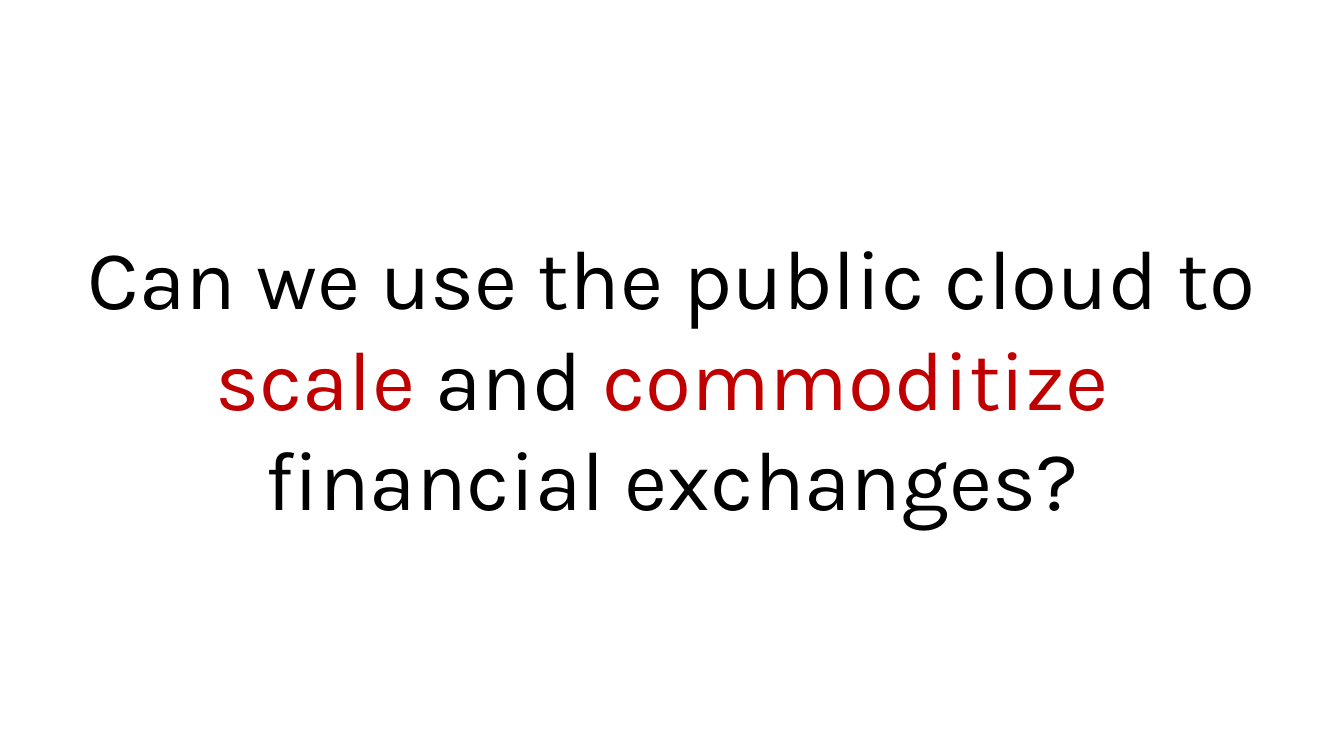
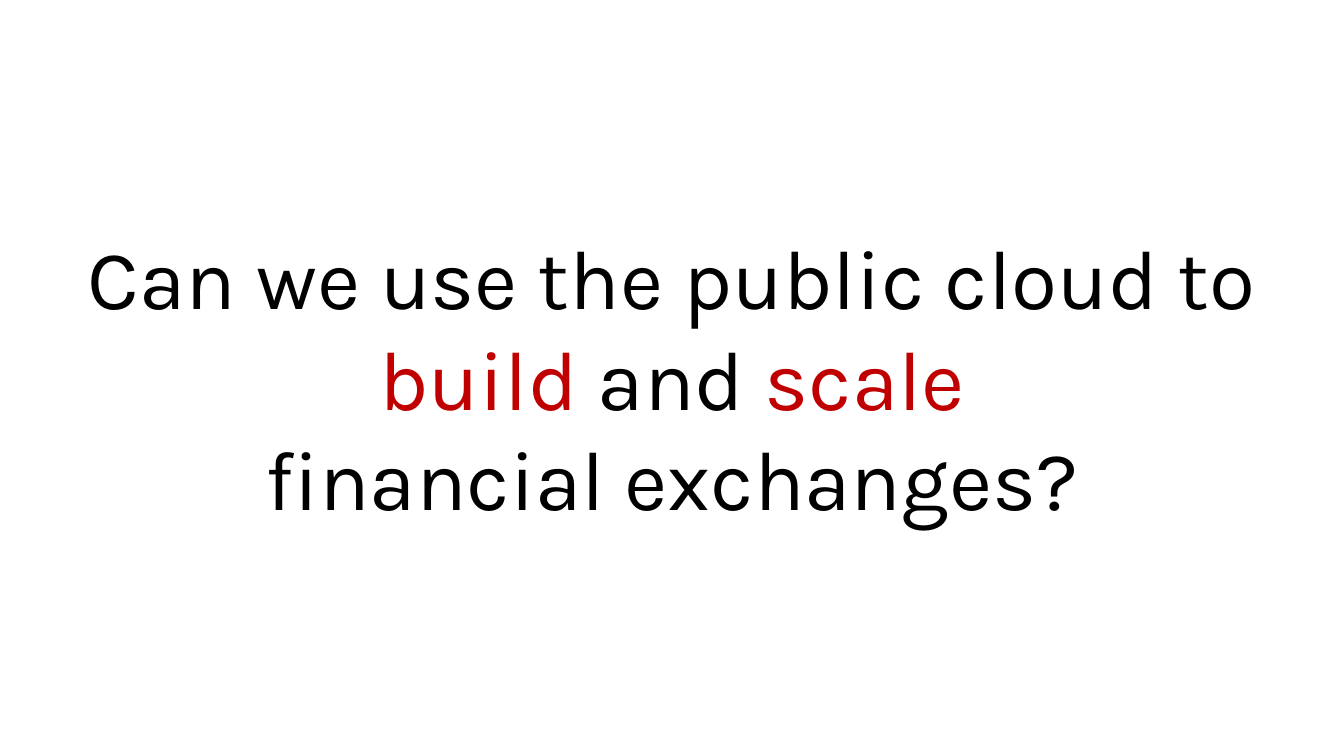
Before and after one commit to HaseebLUMS/Onyx-Presentation, a slide deck: slide 17 of OCP TAP Presentation.pptx. Drawn at 1344x756 pixels with LibreOffice and Linux fonts; fonts in the diff are those of the drawing. Boxes give left, top, right and bottom in pixels: in the first picture for what was removed or moved away, otherwise in the second. Text is boxed around its words. In the diff, an @@ line names an element or a change of style, - is before the commit and + after.

```diff
--- a/OCP TAP Presentation.pptx
+++ b/OCP TAP Presentation.pptx
@@ text at (88,251,1255,411): text changed @@
-Can we use the public cloud to scale and commoditize
+Can we use the public cloud to build and scale
```
Also in this commit, not shown: 2 other slides changed, 1 other file.
